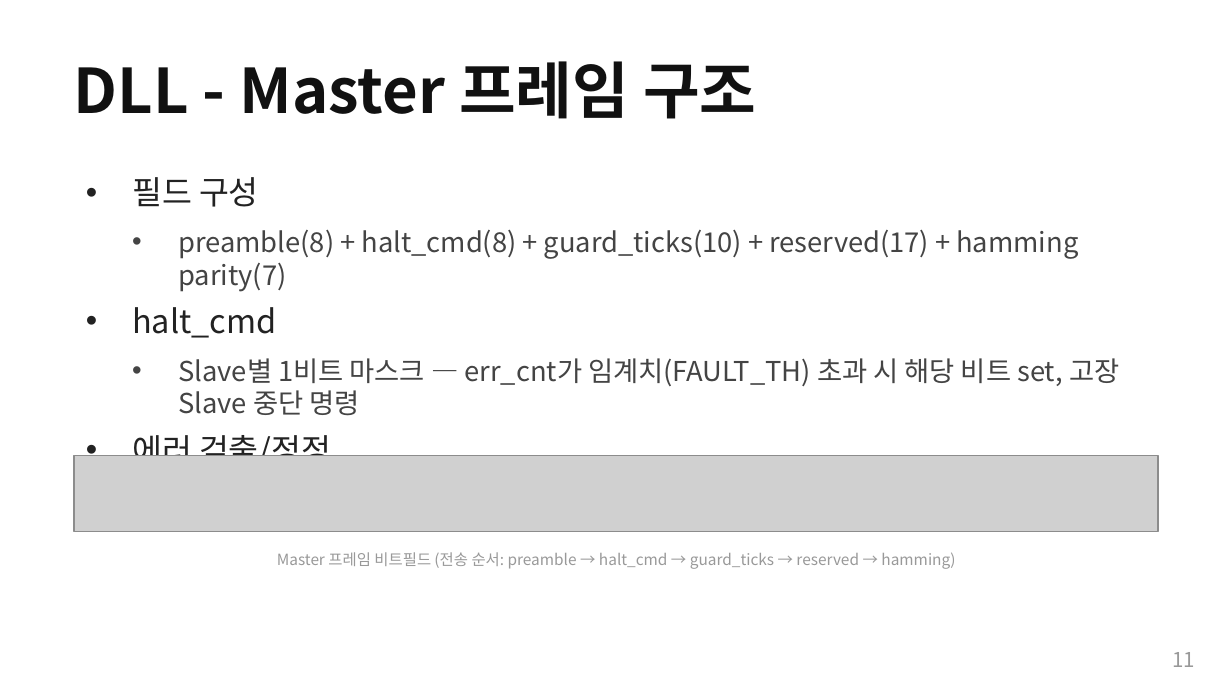
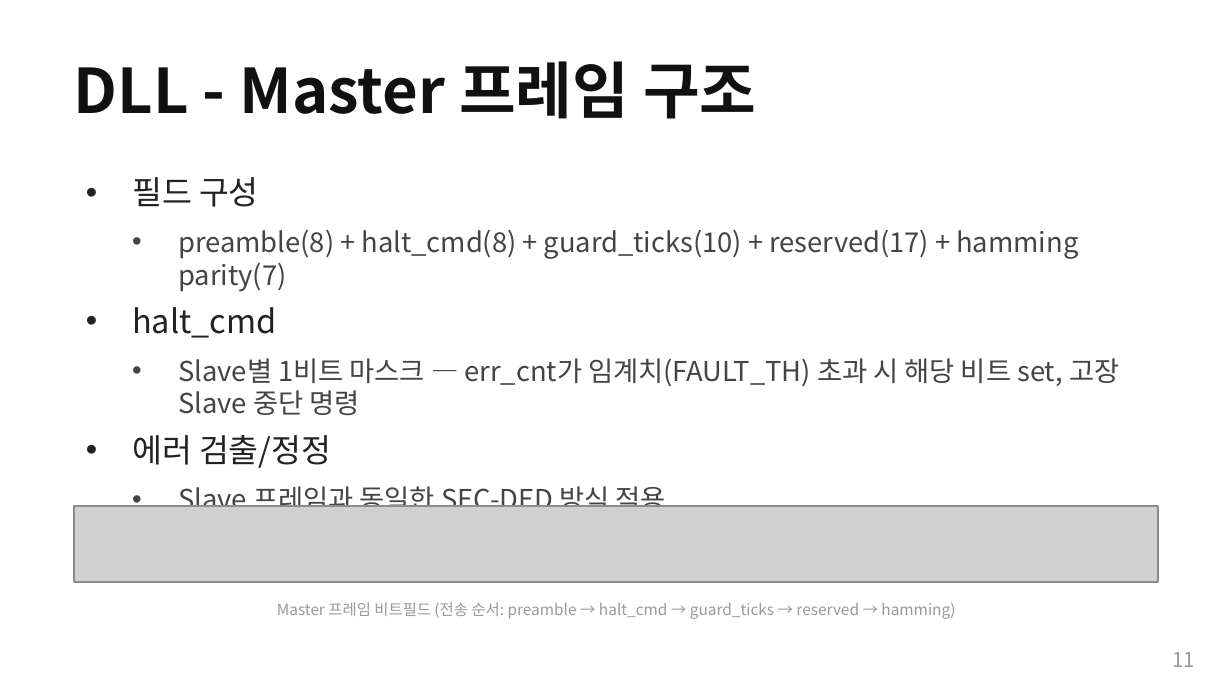
Before and after one commit to Woodong02/SoC_Design_and_Programming, a slide deck: slide 11 of presentation_full(diagram change).pptx. Drawn at 1232x693 pixels with LibreOffice and Linux fonts; fonts in the diff are those of the drawing; grey boxes stand for pictures. Boxes give left, top, right and bottom in pixels: in the first picture for what was removed or moved away, otherwise in the second. Text is boxed around its words. In the diff, an @@ line names an element or a change of style, - is before the commit and + after.

```diff
--- a/presentation_full(diagram change).pptx
+++ b/presentation_full(diagram change).pptx
@@ picture: place and size @@
-picture at [74, 456, 1158, 532]
+picture at [74, 506, 1158, 583]
@@ text "Master 프레임 비트필드 (전송 순서: ...": place and size @@
-text "Master 프레임 비트필드 (전송 순서: ..." at [277, 552, 955, 569]
+text "Master 프레임 비트필드 (전송 순서: ..." at [277, 602, 955, 619]
```
Also in this commit, not shown: 8 other slides changed.
